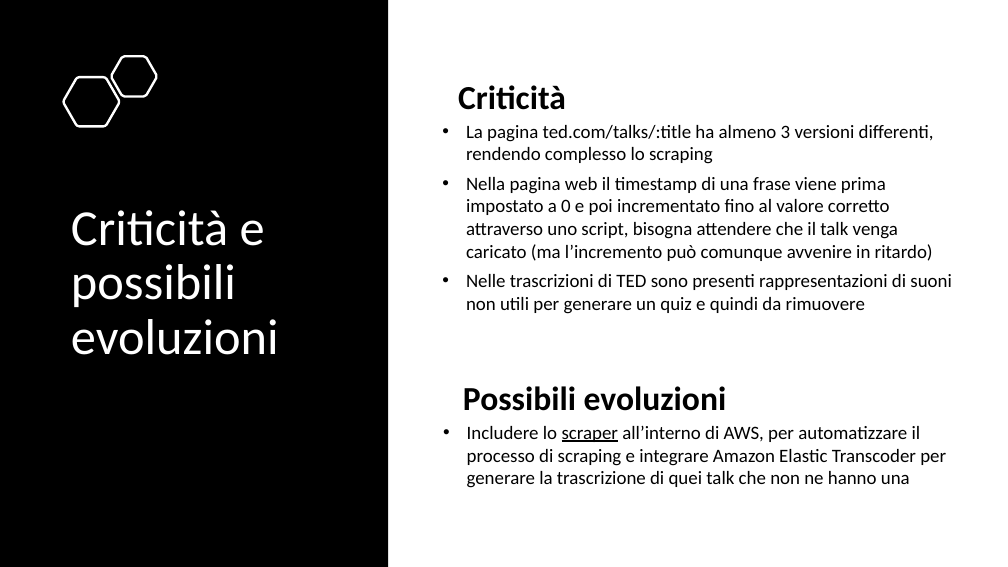
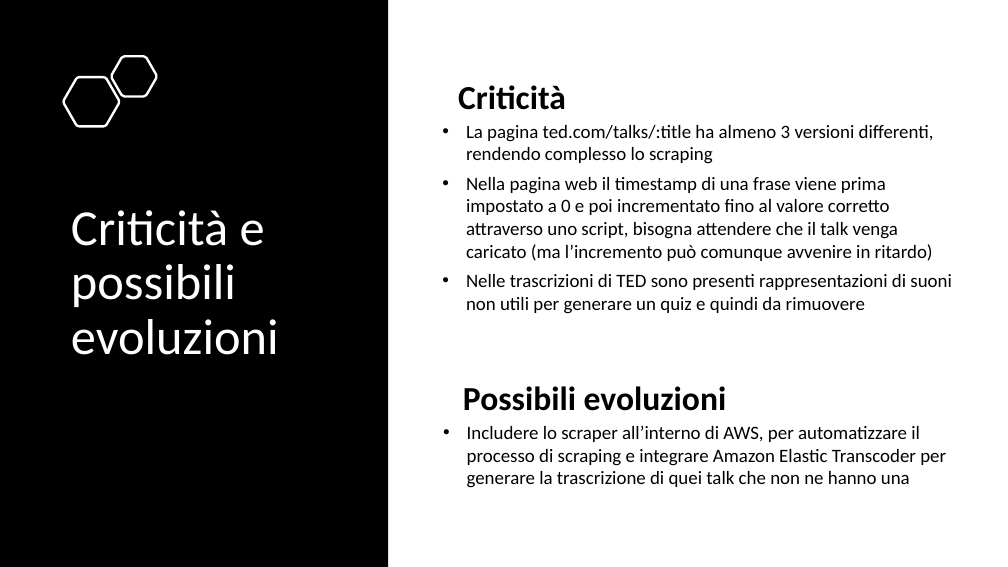
Before and after one commit to fcarne/tcm_2021, a slide deck: slide 8 of homework_2/Gerry_Glue_PySpark.pptx. Drawn at 1008x567 pixels with LibreOffice and Linux fonts; fonts in the diff are those of the drawing. Boxes give left, top, right and bottom in pixels: in the first picture for what was removed or moved away, otherwise in the second. Text is boxed around its words. In the diff, an @@ line names an element or a change of style, - is before the commit and + after.

```diff
--- a/homework_2/Gerry_Glue_PySpark.pptx
+++ b/homework_2/Gerry_Glue_PySpark.pptx
@@ text "Includere lo scraper all’interno di ..." at bbox=[467, 426, 946, 488]: underline off in "scraper" @@
```
Also in this commit, not shown: 1 other file.
